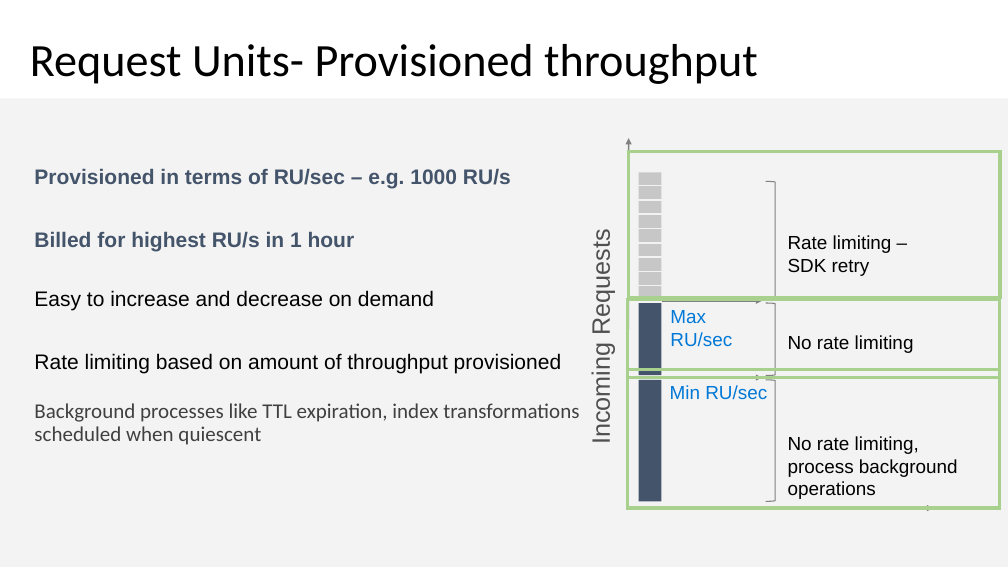
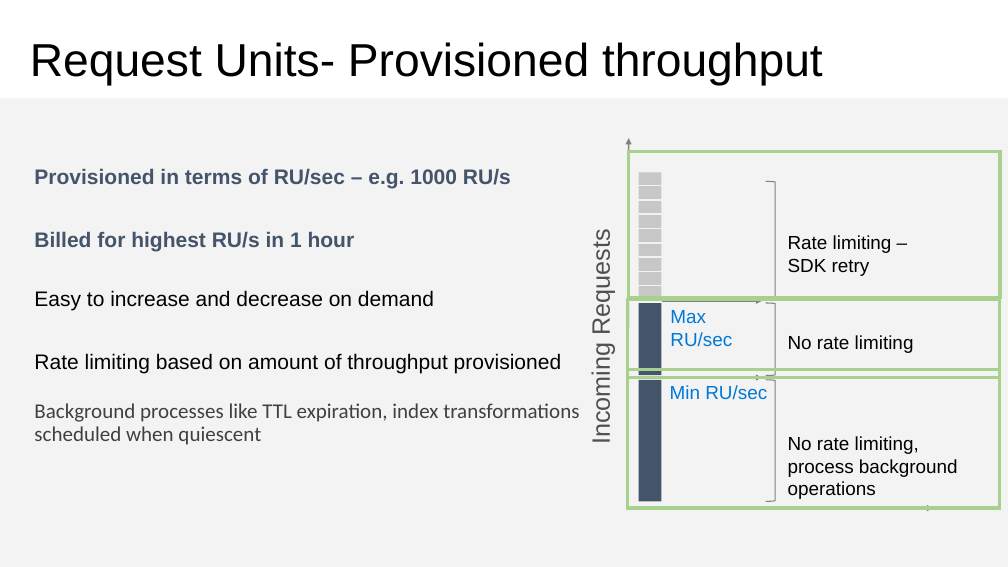
Before and after one commit to CosmosDB/labs, a slide deck: slide 5 of decks/Request-Units-Billing.pptx. Drawn at 1008x567 pixels with LibreOffice and Linux fonts; fonts in the diff are those of the drawing. Boxes give left, top, right and bottom in pixels: in the first picture for what was removed or moved away, otherwise in the second. Text is boxed around its words. In the diff, an @@ line names an element or a change of style, - is before the commit and + after.

```diff
--- a/decks/Request-Units-Billing.pptx
+++ b/decks/Request-Units-Billing.pptx
@@ title "Request Units- Provisioned throughput" at [30, 42, 823, 85]: font Calibri to Arial @@
```
Also in this commit, not shown: 5 other slides changed, 2 slides added, 1 other file.
